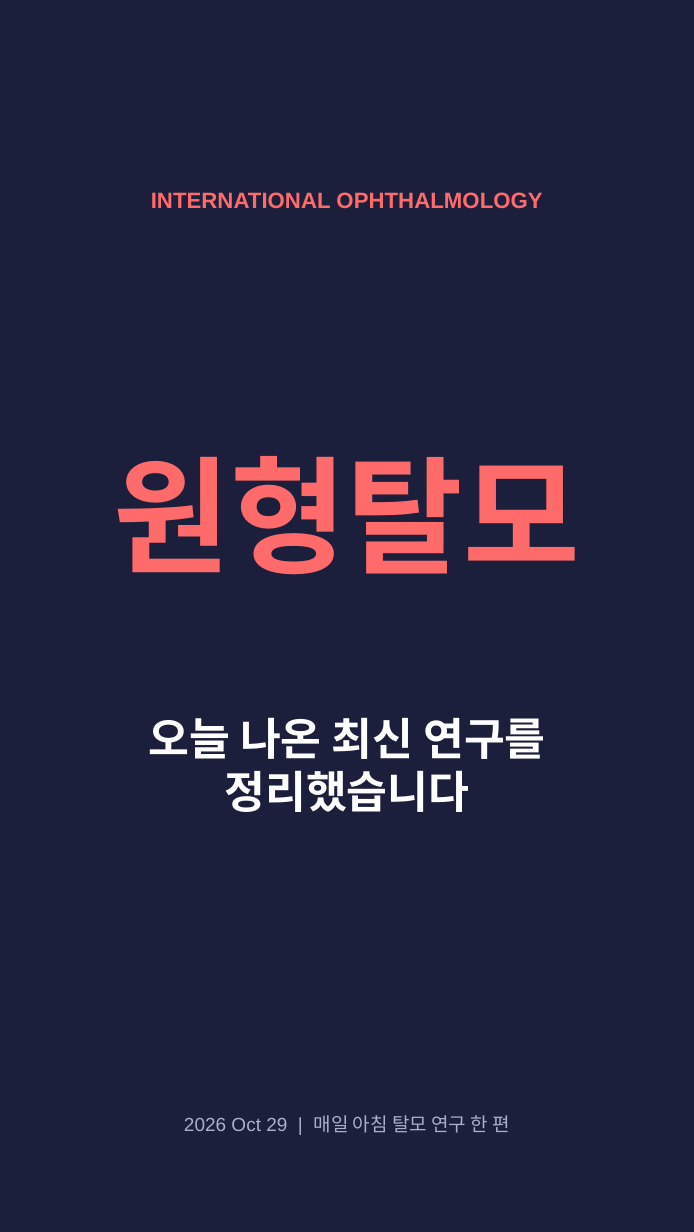
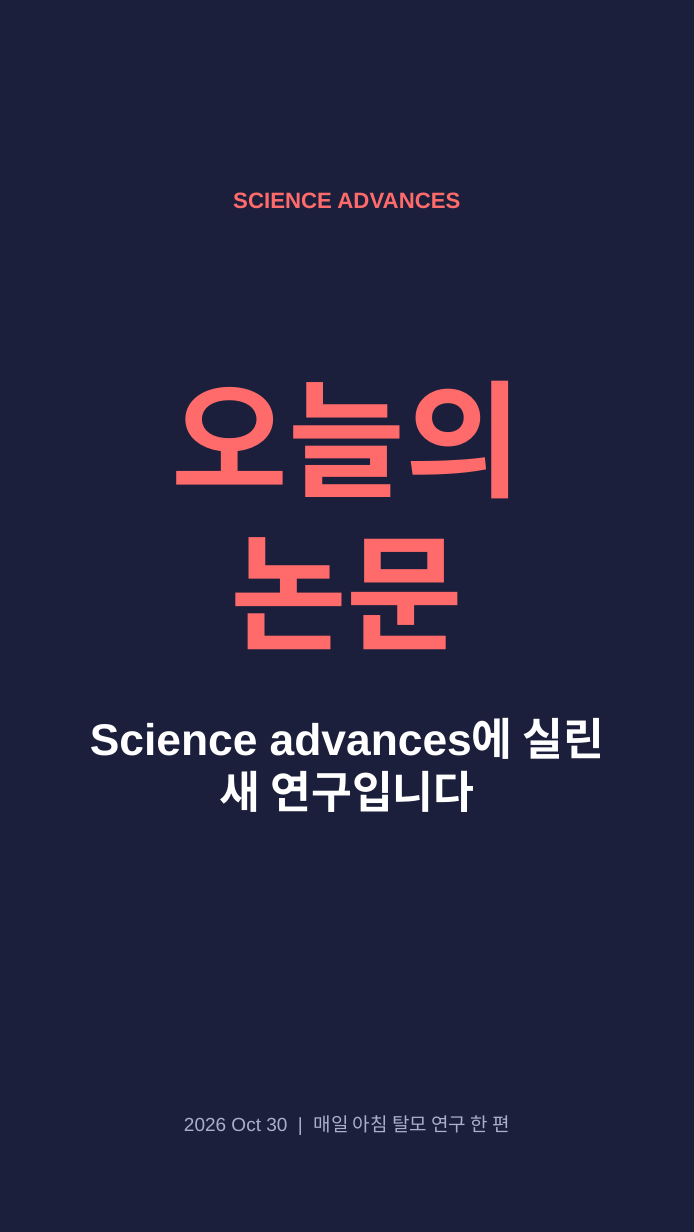
Before and after one commit to hyokang2010-BJ-ANTH/product-builder-test, a slide deck: slide 1 of pwa/data/latest/slides.pptx. Drawn at 694x1232 pixels with LibreOffice and Linux fonts; fonts in the diff are those of the drawing. Boxes give left, top, right and bottom in pixels: in the first picture for what was removed or moved away, otherwise in the second. Text is boxed around its words. In the diff, an @@ line names an element or a change of style, - is before the commit and + after.

```diff
--- a/pwa/data/latest/slides.pptx
+++ b/pwa/data/latest/slides.pptx
@@ text at (233, 192, 460, 209): text changed @@
-INTERNATIONAL OPHTHALMOLOGY
+SCIENCE ADVANCES
@@ text at (172, 380, 522, 650): text changed @@
-원형탈모
+오늘의 논문
@@ text at (90, 718, 605, 812): text changed @@
-오늘 나온 최신 연구를 정리했습니다
+Science advances에 실린 새 연구입니다
@@ text at (184, 1115, 509, 1133): text changed @@
-2026 Oct 29 | 매일 아침 탈모 연구 한 편
+2026 Oct 30 | 매일 아침 탈모 연구 한 편
```
Also in this commit, not shown: 3 other slides changed, 3 slides added, 3 slides removed, 26 other files.
